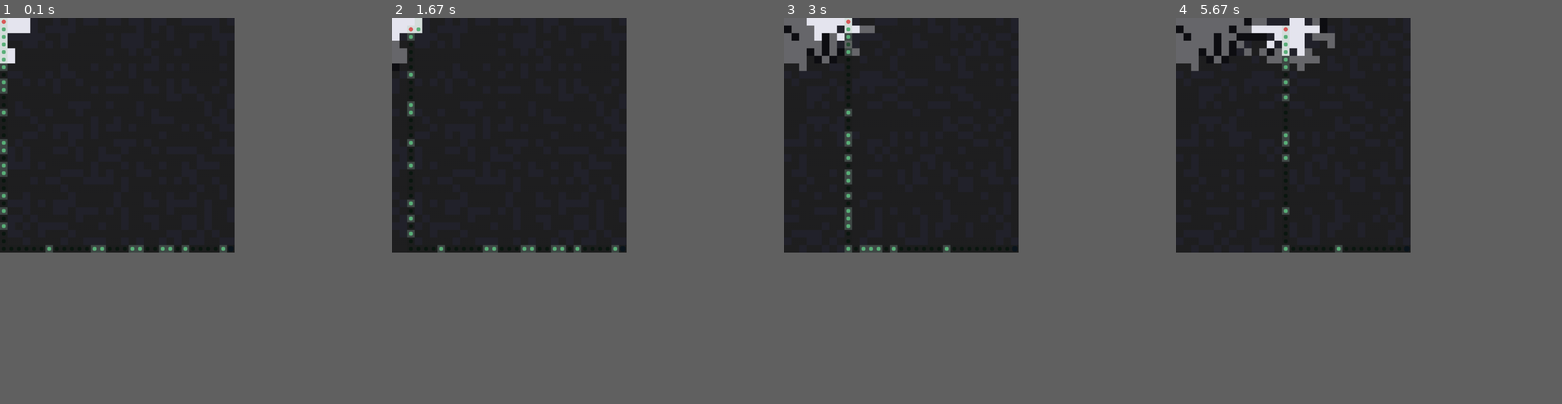
Above: before the commit, frames 1-4 (left to right).
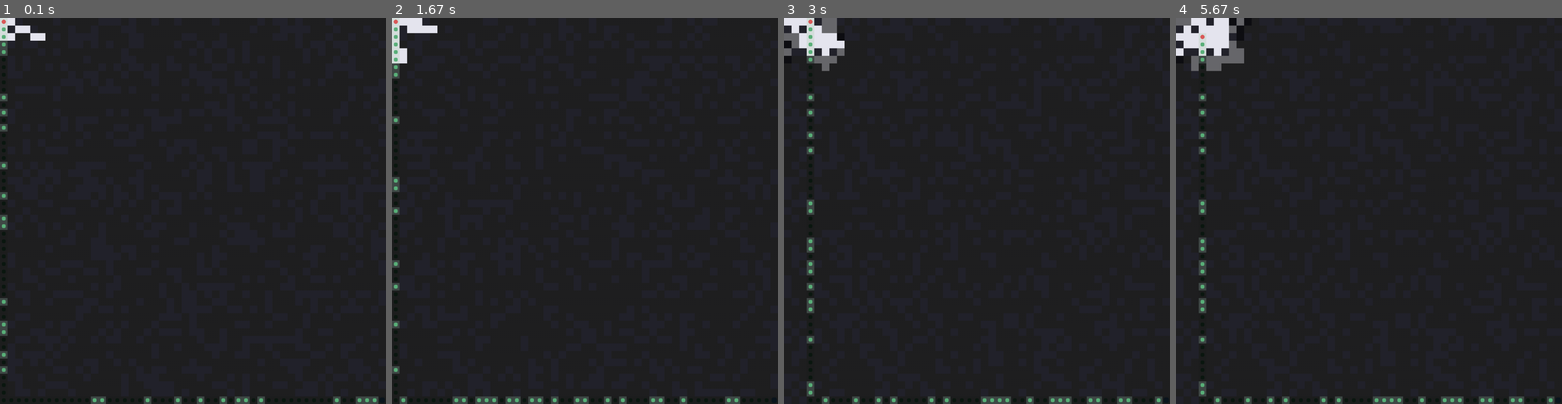
Above: after the commit, the same moments.

Repository: Kcodewn/CS4346-Maze-Runner
Game: pygame game, started from run_viewer.py
The game is run twice, just before and just after one commit, with the same random seed, the same clock (stepped at 60 frames per second) and the same inputs.
Inputs:
- Up to frame 1 (0.1 s): no input
- Up to frame 2 (1.67 s): hold Right 0.33-0.8 s; tap Space at 0.83 s; tap  at 1.17, 1.5 s
- Up to frame 3 (3 s): tap G at 1.83 s; tap Page Up at 2.17 s; hold Up 2.5-2.8 s; tap Space at 2.57, 2.9 s; hold Right from 2.83 s (still down); tap - at 2.98 s
- Up to frame 4 (5.67 s): tap Space at 3.2, 3.4, 3.7, 4.3, 4.6, 4.73, 5.13, 5.43 s; release Right at 3.3 s; hold Left 3.33-3.87 s; hold Left 4.23-4.63 s; tap - at 4.38 s; hold Up 4.67-5.03 s; hold Right from 5.07 s (still down)
In our replay, the window is 547x547 before the commit and 900x900 after it. These sizes can differ from the game's own. Grey fills any space a smaller window leaves; there, only what the larger window draws over its background counts as a difference.

The runs differ from the first frame. In frame 1, 1.9% of the frame differs, in the area x 0-98%, y 0-100%; in frame 2, 2.4%; in frame 3, 4.0%; in frame 4, 5.4%.

Commit message:
version 4.0

Diff:
--- a/ftr/pygame_viewer.py
+++ b/ftr/pygame_viewer.py
@@ -1,10 +1,9 @@
-
 # ftr/pygame_viewer.py (fullscreen + fog-of-war)
 from __future__ import annotations
 import argparse
 from dataclasses import dataclass
 from typing import List, Set, Tuple
-
+import os
 import pygame
 
 from .grid import GridWorld
@@ -31,12 +30,18 @@
 
 class Viewer:
     def __init__(self, world: GridWorld, cell_size: int = 28, fps: int = 60,
-                 vision_radius: int = 6, fullscreen: bool = False):
+                 vision_radius: int = 6, fullscreen: bool = False, speed: float = 6.0,
+                 env_dir: str | None = None):
         self.world = world
         self.cell = cell_size
         self.fps = fps
         self.vision_radius = vision_radius
-
+        self.speed_tiles_per_sec = speed
+        self.env_dir = env_dir
+        self.env_files: List[str] = []
+        self.env_index = -1
+
+        self.tie_break_strategy = "larger_g"
         self.cur: Coord = world.start
         self.goal: Coord = world.goal
         self.kb = Knowledge(world.n)
@@ -46,9 +51,11 @@
         self.visible: Set[Coord] = set()
 
         self.autopilot = False
-        self.speed_tiles_per_sec = 6.0
         self._step_timer = 0.0
-        self._step_interval = 1.0 / self.speed_tiles_per_sec
+
+        self.manual_speed_tiles_per_sec = 20.0 # Movement speed in manual mode
+        self._manual_move_timer = 0.0
+        self._manual_move_interval = 1.0 / self.manual_speed_tiles_per_sec
 
         self.show_grid = False
         self.hard_alpha = 220    # unseen
@@ -60,12 +67,11 @@
         self.clock = pygame.time.Clock()
 
         # initial fog
+        self._reset_state()
         self._update_fog()
 
-        self.path: List[Coord] = []
-        self.path_index = 0
-        self.expanded_last: Set[Coord] = set()
-        self._plan_from_current()
+        if self.env_dir:
+            self._find_env_files()
 
     # ----------------- display / fullscreen -----------------
     def _recreate_display(self) -> None:
@@ -77,16 +83,46 @@
         self.fullscreen = not self.fullscreen
         self._recreate_display()
 
+    def _recalculate_step_interval(self) -> None:
+        self._step_interval = 1.0 / self.speed_tiles_per_sec
+
     # ----------------- planning / fog -----------------
+    def _reset_state(self) -> None:
+        """Resets the agent's state for the current world."""
+        self.cur = self.world.start
+        self.goal = self.world.goal
+        self.kb = Knowledge(self.world.n)
+        self.kb.sense_neighbors(self.world, self.cur)
+        self.seen: Set[Coord] = set()
+        self.visible: Set[Coord] = set()
+        self.path: List[Coord] = []
+        self.path_index = 0
+        self.expanded_last: Set[Coord] = set()
+        self._recalculate_step_interval()
+        self._update_fog()
+        self._plan_from_current()
+
+    def _find_env_files(self) -> None:
+        if self.env_dir and os.path.isdir(self.env_dir):
+            self.env_files = sorted([f for f in os.listdir(self.env_dir) if f.endswith(".txt")])
+
+    def _load_env_by_index(self, index: int) -> None:
+        if not self.env_files or not (0 <= index < len(self.env_files)):
+            return
+        self.env_index = index
+        filepath = os.path.join(self.env_dir, self.env_files[self.env_index])
+        print(f"Loading: {filepath}")
+        self.world = GridWorld.load(filepath)
+        self._reset_state()
+
     def _plan_from_current(self) -> None:
-        res = astar_once(self.cur, self.goal, self.world, self.kb, tie_break="larger_g")
+        res = astar_once(self.cur, self.goal, self.world, self.kb, tie_break=self.tie_break_strategy)
         self.expanded_last = res.expanded
         self.path = res.path or []
         self.path_index = 0
 
     def _update_fog(self) -> None:
-        self.visible.clear() if hasattr(self, "visible") else None
-        self.seen = getattr(self, "seen", set())
+        self.visible.clear()
         radius = self.vision_radius
         cr, cc = self.cur
         n = self.world.n
@@ -203,35 +239,40 @@
                     elif event.key == pygame.K_SPACE:
                         self.autopilot = not self.autopilot
                     elif event.key == pygame.K_r:
-                        self.cur = self.world.start
-                        self.kb = Knowledge(self.world.n)
-                        self.kb.sense_neighbors(self.world, self.cur)
-                        self.seen.clear()
-                        self.visible.clear()
-                        self._update_fog()
-                        self._plan_from_current()
+                        self._reset_state()
                     elif event.key == pygame.K_g:
                         self.world = GridWorld.random(n=self.world.n, p_blocked=0.30)
-                        self.cur = self.world.start
-                        self.goal = self.world.goal
-                        self.kb = Knowledge(self.world.n)
-                        self.kb.sense_neighbors(self.world, self.cur)
-                        self.seen.clear()
-                        self.visible.clear()
-                        self._update_fog()
-                        self._plan_from_current()
+                        self._reset_state()
+                    elif event.key == pygame.K_LEFTBRACKET and self.env_files: # Previous maze '['
+                        new_index = (self.env_index - 1 + len(self.env_files)) % len(self.env_files)
+                        self._load_env_by_index(new_index)
+                    elif event.key == pygame.K_RIGHTBRACKET and self.env_files: # Next maze ']'
+                        new_index = (self.env_index + 1) % len(self.env_files)
+                        self._load_env_by_index(new_index)
                     elif event.key == pygame.K_EQUALS or event.key == pygame.K_PLUS:
                         self.vision_radius = min(self.vision_radius + 1, 99)
                         self._update_fog()
                     elif event.key == pygame.K_MINUS:
                         self.vision_radius = max(self.vision_radius - 1, 1)
                         self._update_fog()
+                    elif event.key == pygame.K_PAGEUP:
+                        self.speed_tiles_per_sec = min(self.speed_tiles_per_sec + 1, 60)
+                        self._recalculate_step_interval()
+                    elif event.key == pygame.K_PAGEDOWN:
+                        self.speed_tiles_per_sec = max(self.speed_tiles_per_sec - 1, 1)
+                        self._recalculate_step_interval()
                     elif event.key == pygame.K_h:
                         self.show_grid = not self.show_grid
                     elif (event.key == pygame.K_RETURN and (event.mod & pygame.KMOD_ALT)) or _is_cmd_ctrl_f(event):
                         self.toggle_fullscreen()
                     elif event.key == pygame.K_F11:
                         self.toggle_fullscreen()
+                    elif event.key == pygame.K_t:
+                        self.tie_break_strategy = "smaller_g" if self.tie_break_strategy == "larger_g" else "larger_g"
+                        print(f"Tie-breaking strategy set to: {self.tie_break_strategy}")
+                        self._plan_from_current()
+
+            self._manual_move_timer += dt
 
             keys = pygame.key.get_pressed()
             dr = dc = 0
@@ -243,14 +284,18 @@
                 dr = -1
             elif keys[pygame.K_DOWN] or keys[pygame.K_s]:
                 dr = 1
+
             if dr != 0 or dc != 0:
-                nr, nc = self.cur[0] + dr, self.cur[1] + dc
-                if 0 <= nr < self.world.n and 0 <= nc < self.world.n and not self.world.is_blocked((nr, nc)):
-                    self.cur = (nr, nc)
-                    self.kb.mark(self.cur, False)
-                    self.kb.sense_neighbors(self.world, self.cur)
-                    self._update_fog()
-                    self._plan_from_current()
+                # If a move key is pressed and the move timer is ready
+                if self._manual_move_timer >= self._manual_move_interval:
+                    nr, nc = self.cur[0] + dr, self.cur[1] + dc
+                    if self.world.in_bounds((nr, nc)) and not self.world.is_blocked((nr, nc)):
+                        self.cur = (nr, nc)
+                        self.kb.mark(self.cur, False)
+                        self.kb.sense_neighbors(self.world, self.cur)
+                        self._update_fog()
+                        self._plan_from_current() # Always replan after a manual move
+                        self._manual_move_timer = 0 # Reset timer after move
 
             if self.autopilot and self.cur != self.goal:
                 self._step_timer += dt
@@ -266,19 +311,25 @@
     parser.add_argument("--p", type=float, default=0.30, help="Block probability for random maps")
     parser.add_argument("--load", type=str, default=None, help="Load a saved world (.txt)")
     parser.add_argument("--cell", type=int, default=28, help="Cell size in pixels")
+    parser.add_argument("--envdir", type=str, default="envs", help="Directory of envs to cycle through with [ and ]")
     parser.add_argument("--fps", type=int, default=60, help="Frames per second")
     parser.add_argument("--vision", type=int, default=6, help="Vision radius in tiles")
+    parser.add_argument("--speed", type=float, default=6.0, help="Autopilot speed in tiles/sec")
     parser.add_argument("--fullscreen", action="store_true", help="Start in fullscreen (toggle Option+Enter / F11)")
     args = parser.parse_args()
 
+    # Determine initial world
     if args.load:
         world = GridWorld.load(args.load)
+    elif os.path.isdir(args.envdir) and any(f.endswith(".txt") for f in os.listdir(args.envdir)):
+        first_env = sorted([f for f in os.listdir(args.envdir) if f.endswith(".txt")])[0]
+        world = GridWorld.load(os.path.join(args.envdir, first_env))
     else:
         world = GridWorld.random(n=args.n, p_blocked=args.p)
 
     pygame.init()
     try:
-        Viewer(world, cell_size=args.cell, fps=args.fps, vision_radius=args.vision, fullscreen=args.fullscreen).run()
+        Viewer(world, cell_size=args.cell, fps=args.fps, vision_radius=args.vision, fullscreen=args.fullscreen, speed=args.speed, env_dir=args.envdir).run()
     finally:
         pygame.quit()
 
Not shown, changed: README.md
